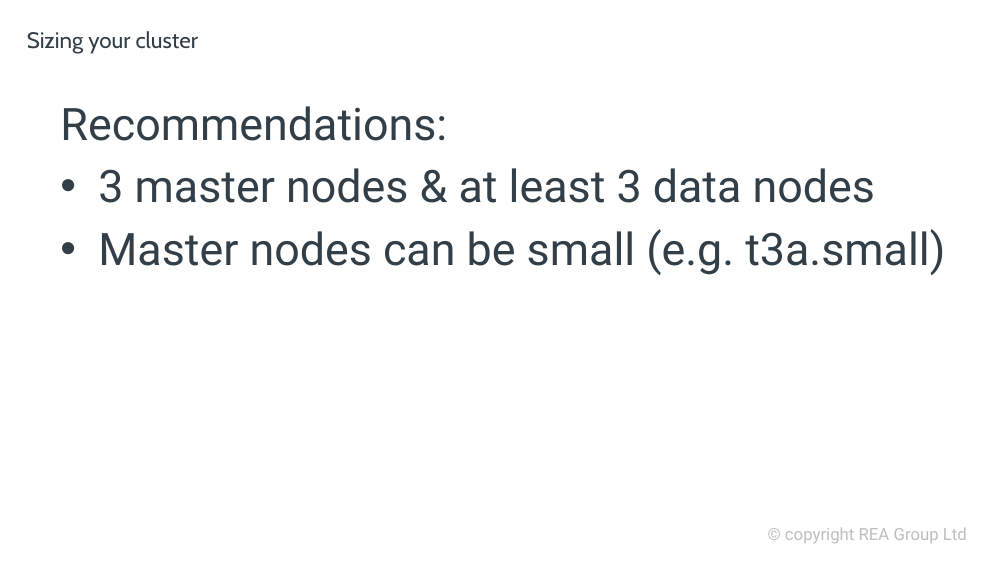
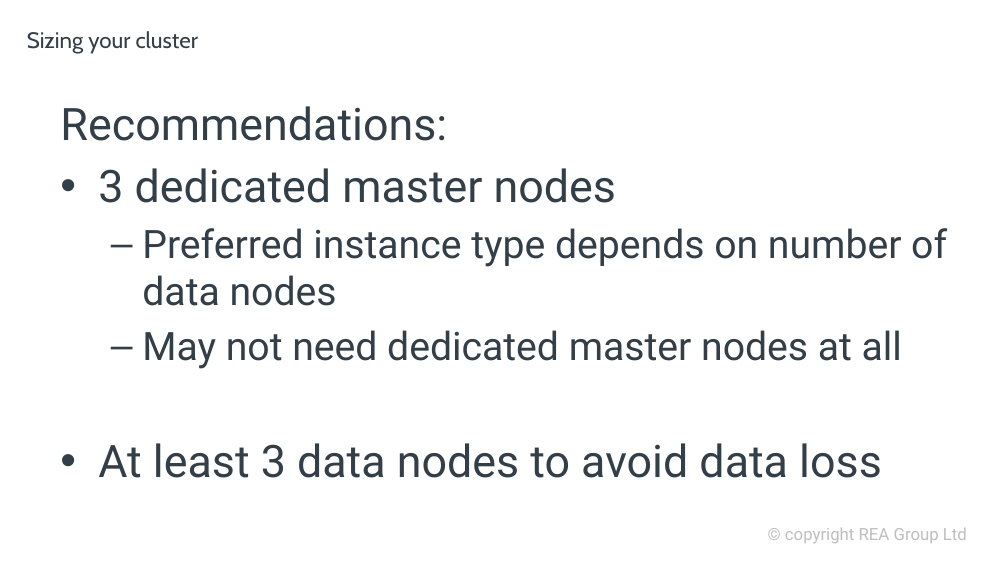
Before and after one commit to davidbkemp/advanced-elasticsearch-training, a slide deck: slide 16 of ElasticsearchOps.pptx (slide 14 before the commit). Drawn at 1008x567 pixels with LibreOffice and Linux fonts; fonts in the diff are those of the drawing; background and template pictures are left out. Boxes give left, top, right and bottom in pixels: in the first picture for what was removed or moved away, otherwise in the second. Text is boxed around its words. In the diff, an @@ line names an element or a change of style, - is before the commit and + after.

```diff
--- a/ElasticsearchOps.pptx
+++ b/ElasticsearchOps.pptx
@@ text at [98, 168, 947, 478]: text changed; size 32 to 28 pt @@
-• 3 master nodes & at least 3 data nodes
-• Master nodes can be small (e.g. t3a.small)
+• 3 dedicated master nodes
+  – Preferred instance type depends on number of data nodes
+  – May not need dedicated master nodes at all
+• At least 3 data nodes to avoid data loss
```
Also in this commit, not shown: 2 other slides changed, 2 slides added, 3 slides removed, 1 other file.
